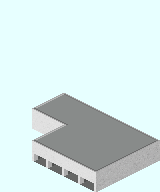
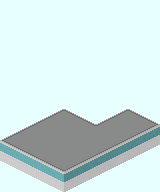
Revision of a layered 160 x 192 image; what changed, layer by layer:
showed group "West" (2 layers) over <box>0,93,160,192</box>
"クリップボード #3": opacity 40% → 20% over <box>0,125,160,192</box>
painted on "West_Bld" over <box>0,127,160,192</box>
showed group "North" (2 layers) over <box>0,93,160,192</box>
"クリップボード #2": opacity 40% → 20% over <box>0,125,128,192</box>
painted on "North_Bld" over <box>0,125,128,192</box>
showed group "East" (3 layers) over <box>0,93,160,192</box>
"クリップボード #1": opacity 40% → 20%, painted on it over <box>0,125,160,176</box>
added layer "クリップボード #4" in group "East" over <box>0,127,160,166</box>
painted on "East_Bld" over <box>0,135,160,176</box>
"クリップボード": opacity 40% → 20% over <box>32,109,160,192</box>
added layer "Obi" in group "South" over <box>32,111,160,182</box>
painted on "South_Bld" over <box>32,109,160,192</box>
